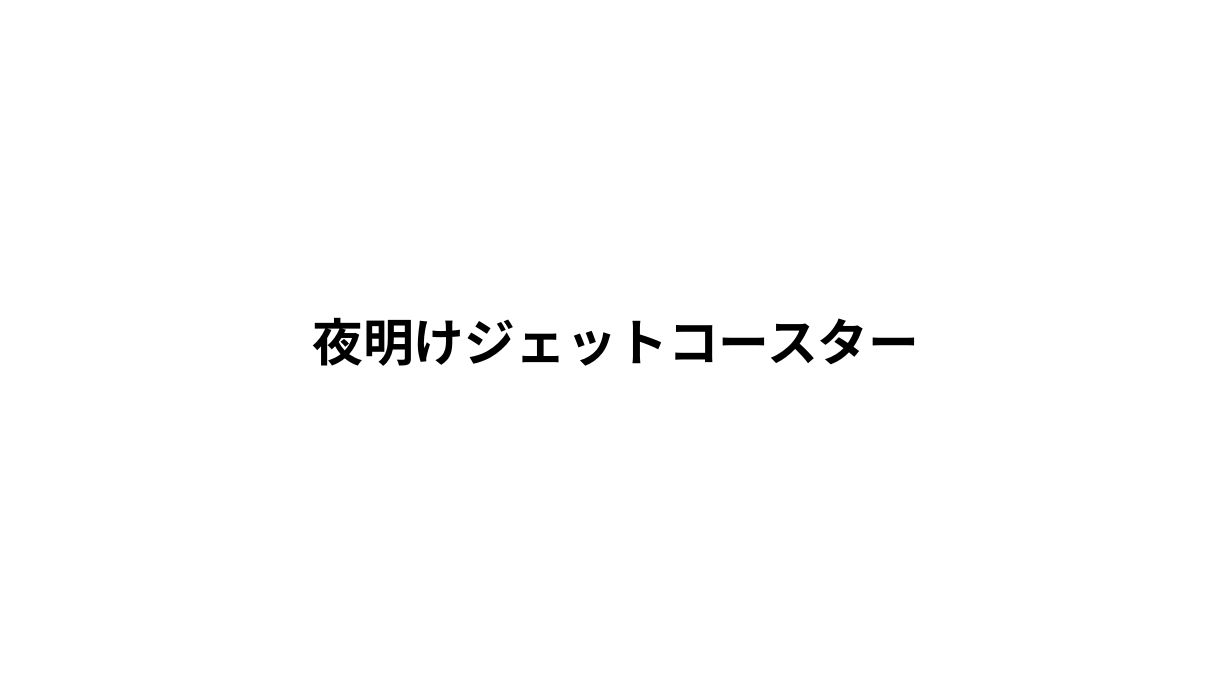
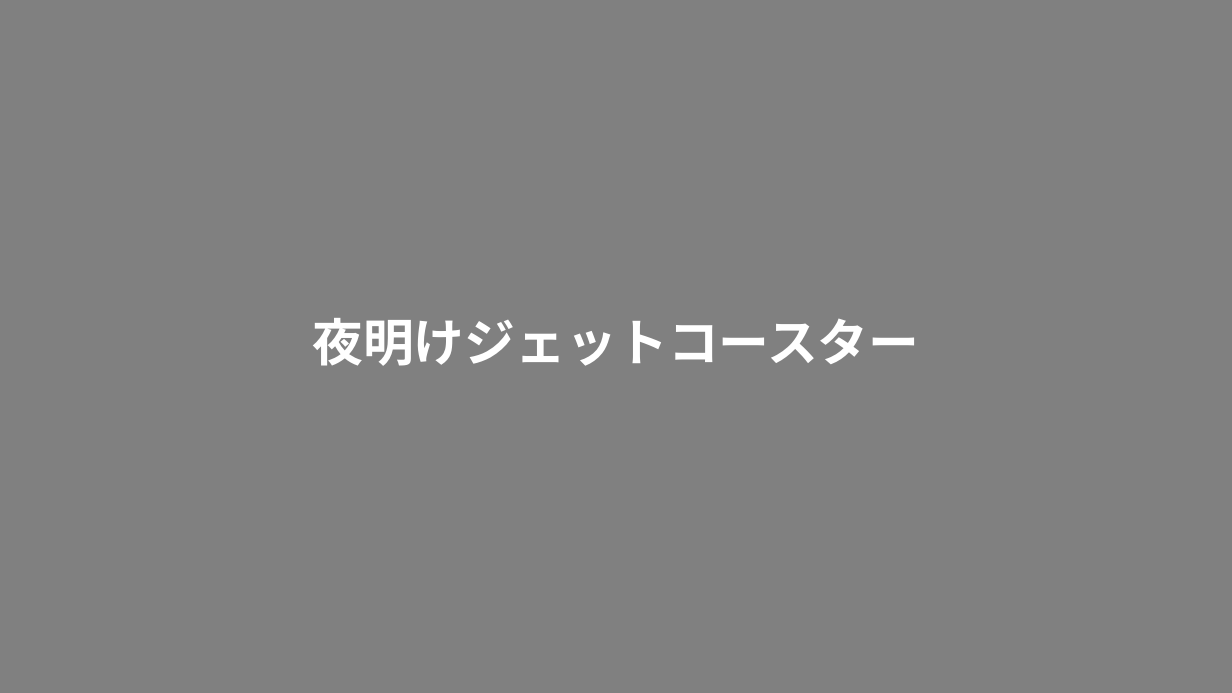
Before and after one commit to tufuchipaji/Tiera, a slide deck: slide 5 of 机制图示.pptx. Drawn at 1232x693 pixels with LibreOffice and Linux fonts; fonts in the diff are those of the drawing. Boxes give left, top, right and bottom in pixels: in the first picture for what was removed or moved away, otherwise in the second. Text is boxed around its words. In the diff, an @@ line names an element or a change of style, - is before the commit and + after.

```diff
--- a/机制图示.pptx
+++ b/机制图示.pptx
@@ background #FFFFFF to #808080 @@
@@ title "夜明けジェットコースター" at [312,318,919,366]: text colour #000000 to #FFFFFF @@
```
Also in this commit, not shown: 2 other slides changed, 4 slides added, 1 other file.
